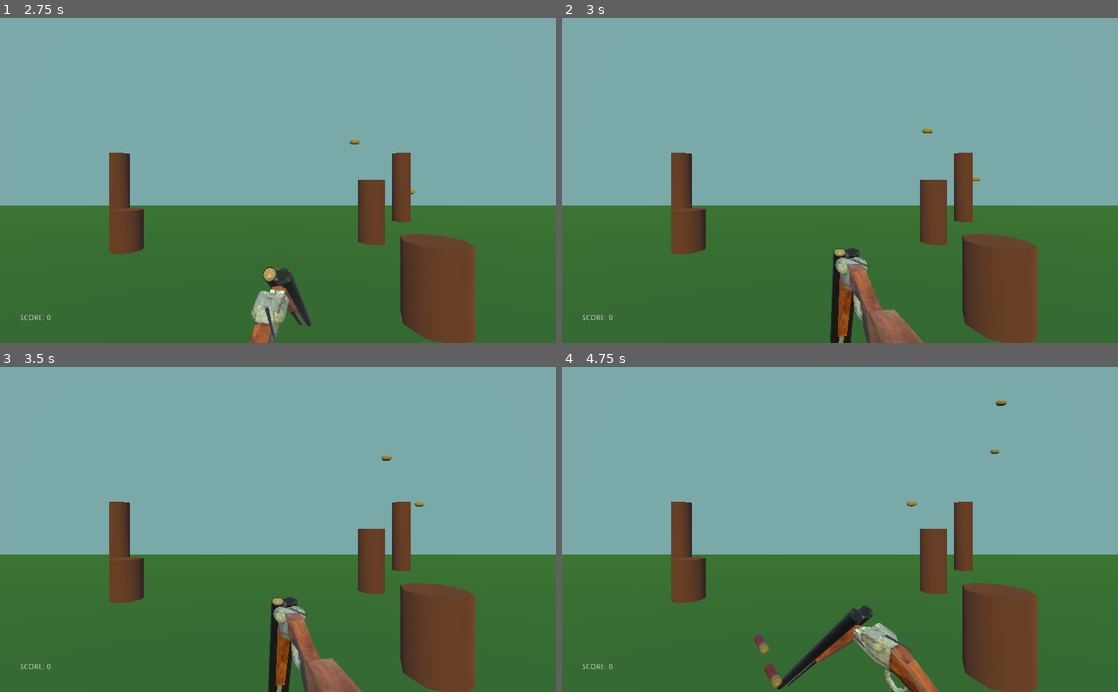
Above: before the commit, frames 1-4 (two rows, left to right).
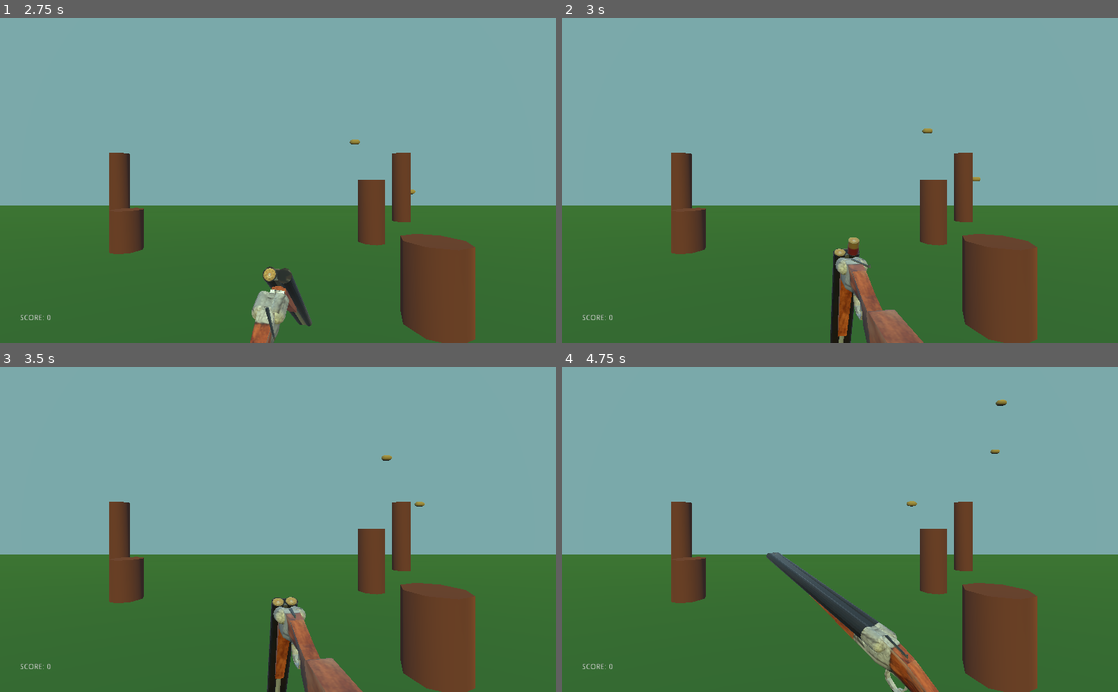
Above: after the commit, the same moments.

Repository: zMenta/CapsuleHunt3D
Game: Godot game, scene res://Main/Main.tscn
Two runs of this game, one before a commit and one after it. Both use one fixed random seed, a clock stepped at 60 frames per second and the inputs below.
Inputs (mouse positions are in pixels of both pictures, inside the frame that each line leads up to):
- Up to frame 1 (2.75 s): tap Enter at 0.5, 2 s; move the mouse to (400, 164) at 0.52 s; press the mouse at (400, 164) at 0.53 s; tap Space at 1.25 s; move the mouse to (166, 196) at 1.27 s; release the mouse at (166, 196) at 1.28 s; click (166, 196) at 1.35 s; move the mouse to (333, 109) at 2.02 s; press the mouse at (333, 109) at 2.03 s
- Up to frame 2 (3 s): move the mouse to (812, 245) at 2.77 s; release the mouse at (812, 245) at 2.78 s; click (812, 245) at 2.85 s
- Up to frame 3 (3.5 s): no input
- Up to frame 4 (4.75 s): move the mouse to (1006, 578) at 3.52 s; press the mouse at (1006, 578) at 3.53 s; tap Space at 4.25 s; move the mouse to (673, 480) at 4.27 s; release the mouse at (673, 480) at 4.28 s; click (673, 480) at 4.35 s

Frame 1 is identical in both runs. In frame 2, 0.1% of the frame differs, in the area x 48-66%, y 67-100%; in frame 3, 0.3%; in frame 4, 2.3%, in the area x 34-65%, y 57-100%.

Commit message:
Weapon FIring improvements

Diff:
--- a/DuckHunt3D/Player/DoubleBarrelShotgun.tscn
+++ b/DuckHunt3D/Player/DoubleBarrelShotgun.tscn
@@ -162,7 +162,7 @@
 
 [sub_resource type="Animation" id=3]
 resource_name = "fire"
-length = 0.2
+length = 0.1
 tracks/0/type = "value"
 tracks/0/path = NodePath("Muzzle/MuzzleFlash:visible")
 tracks/0/interp = 1
--- a/DuckHunt3D/Player/Gun.gd
+++ b/DuckHunt3D/Player/Gun.gd
@@ -7,8 +7,9 @@
 
 
 func _input(event: InputEvent) -> void:
-	if event.is_action_pressed("fire"):
+	if event.is_action_pressed("fire") and not busy:
 		if ammo > 0:
+			print("fired")
 			fire()
 			$AnimationPlayer.play("fire")
 			ammo -= 1
@@ -37,4 +38,5 @@
 	busy = true
 
 func _on_AnimationPlayer_animation_finished(anim_name: String) -> void:
-	busy = false
+	if anim_name == "Reload":
+		busy = false
